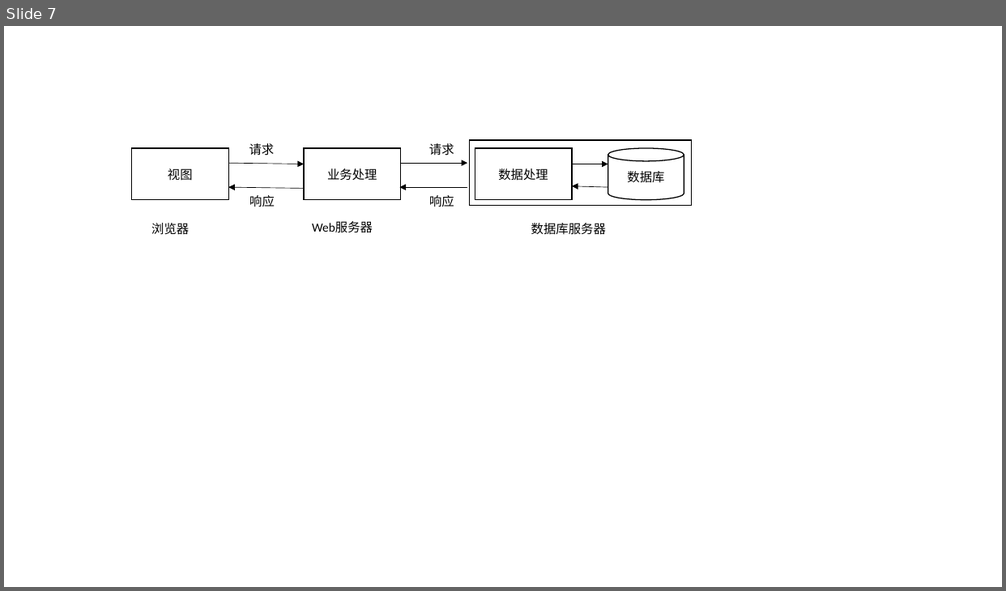
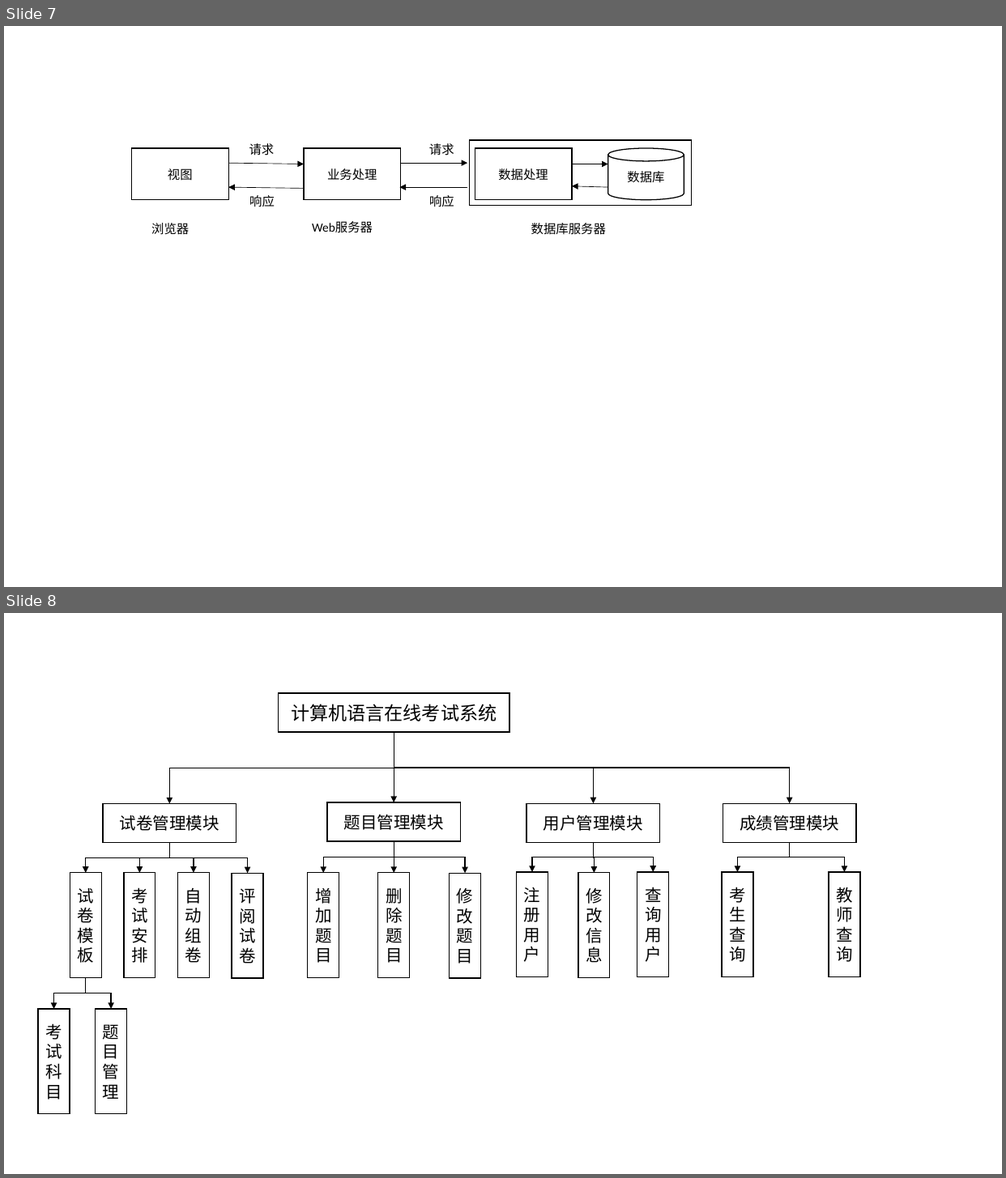
Before and after one commit to ElaineGxy/thesis, a slide deck: 图片.pptx. Shown one above the other, each under a label of ours: slide 7 before the commit, slides 7 and 8 after it. The pictures are 1006x591 and 1006x1178 pixels, drawn with LibreOffice and Linux fonts; fonts in the diff are those of the drawing. Boxes give left, top, right and bottom in pixels: in the first picture for what was removed or moved away, otherwise in the second. Text is boxed around its words. In the diff, an @@ line names an element or a change of style, - is before the commit and + after.

```diff
--- a/图片.pptx
+++ b/图片.pptx
@@ slide 8 added at box(4, 613, 1002, 1174), background #FFFFFF @@
@@ group added at box(39, 693, 860, 1114): 19 rectangles, 18 elbow arrows @@
+计算机语言在线考试系统
+试卷管理模块
+题目管理模块
+用户管理模块
+成绩管理模块
+增加题目
+删除题目
+修改题目
+试卷模板
+考试安排
+自动组卷
+评阅试卷
+注册用户
+修改信息
+查询用户
+考生查询
+教师查询
+考试科目
+题目管理
```
Also in this commit, not shown: 2 other files.
